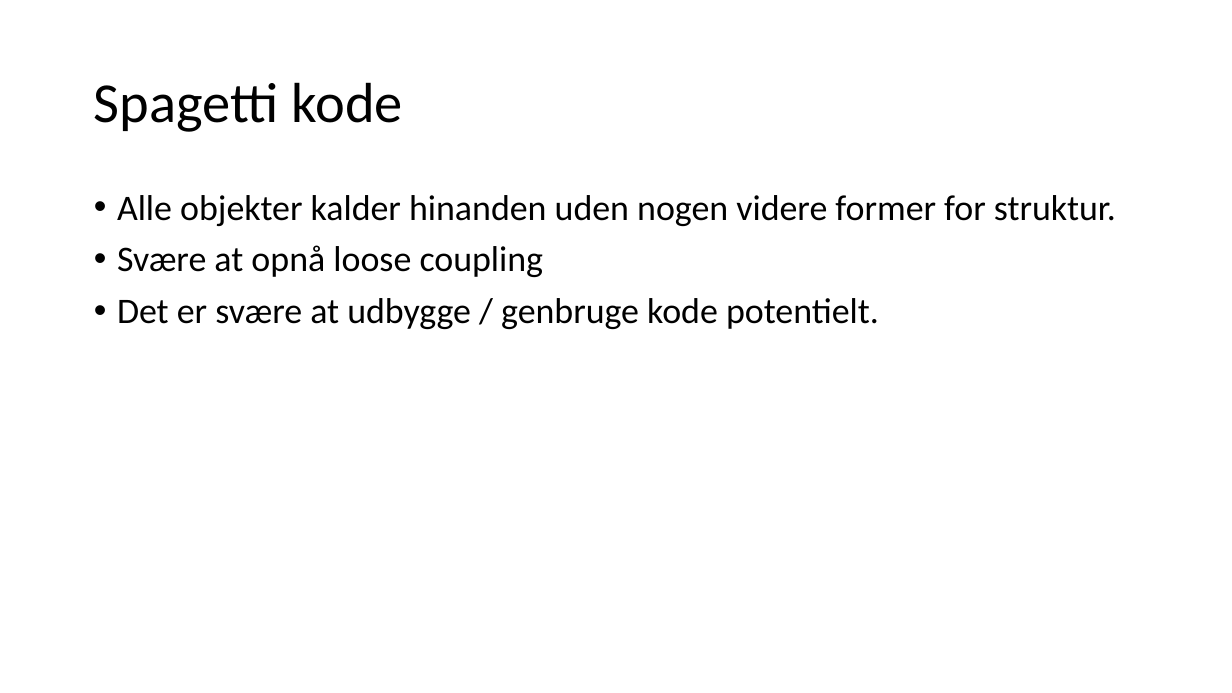
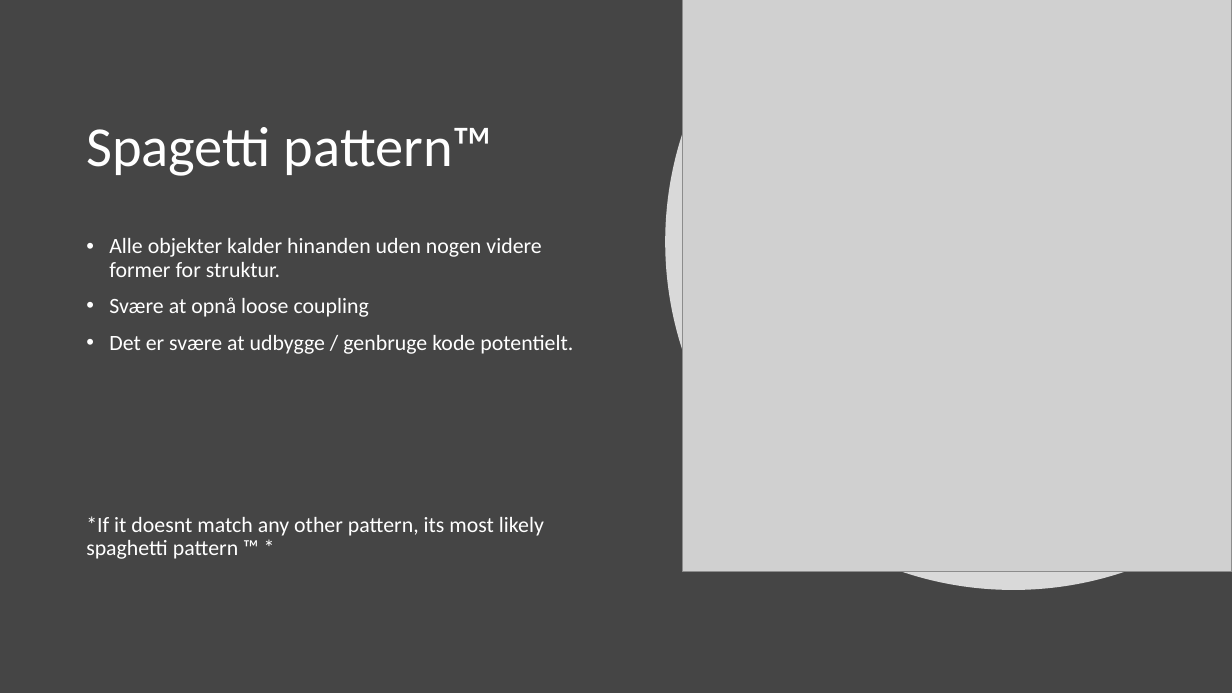
Before and after one commit to mart56p7/KonstruktionMediator, a slide deck: slide 3 of presentation.pptx. Drawn at 1232x693 pixels with LibreOffice and Linux fonts; fonts in the diff are those of the drawing; grey boxes stand for pictures. Boxes give left, top, right and bottom in pixels: in the first picture for what was removed or moved away, otherwise in the second. Text is boxed around its words. In the diff, an @@ line names an element or a change of style, - is before the commit and + after.

Commit message:
added some slides to the powerpoint

```diff
--- a/presentation.pptx
+++ b/presentation.pptx
@@ background #FFFFFF to #454545 @@
@@ freeform shape added at (665, 0, 1232, 591), fill #FFFFFF at 80% opacity @@
@@ picture added at (682, 0, 1232, 571) @@
@@ title at (86, 127, 493, 176): text changed; text colour #000000 to #FFFFFF @@
-Spagetti kode
+Spagetti pattern™
@@ text "Alle objekter kalder hinanden uden ...": place and size @@
-text "Alle objekter kalder hinanden uden ..." at (117, 195, 1116, 329)
+text "Alle objekter kalder hinanden uden ..." at (86, 238, 573, 559)
@@ text at (109, 238, 573, 354): size 28 to 17 pt, text colour #000000 to #FFFFFF in "Alle objekter kalder hinanden uden nogen videre ...", "Svære at opnå loose coupling", "Det er svære at udbygge / genbruge ..." @@
@@ text at (86, 516, 544, 559): paragraph added @@
+*If it doesnt match any other pattern, its most likely spaghetti pattern ™ *
```
Also in this commit, not shown: 1 other slide changed, 1 slide added.
